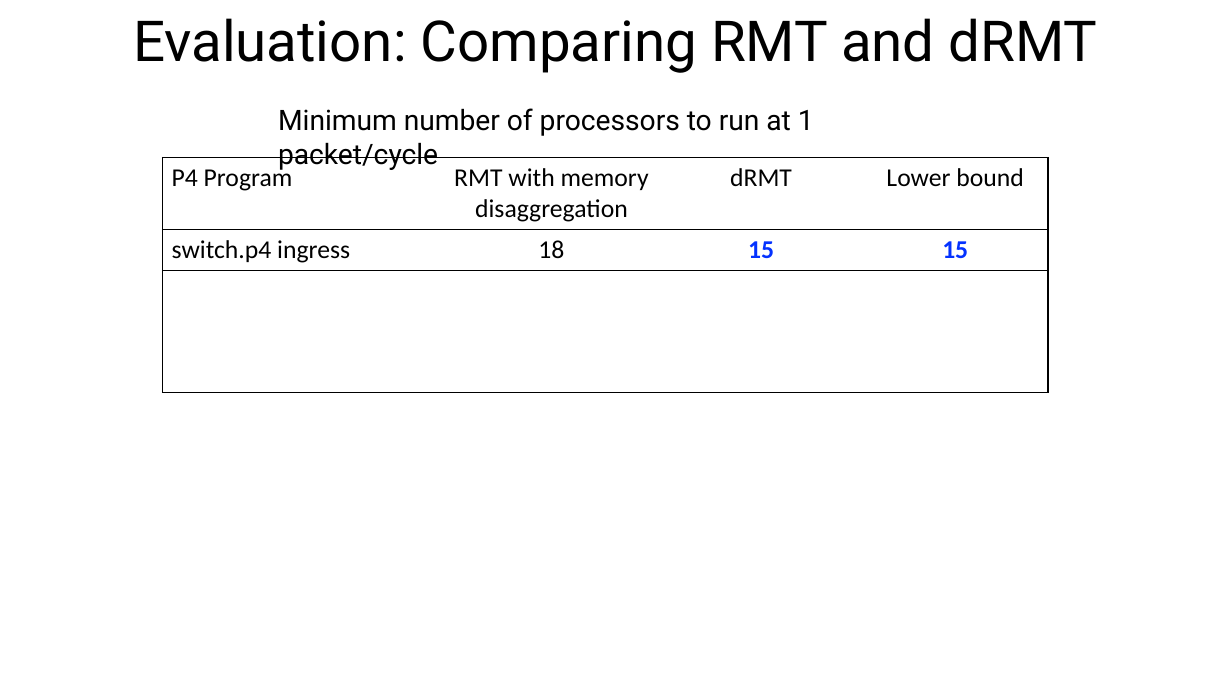
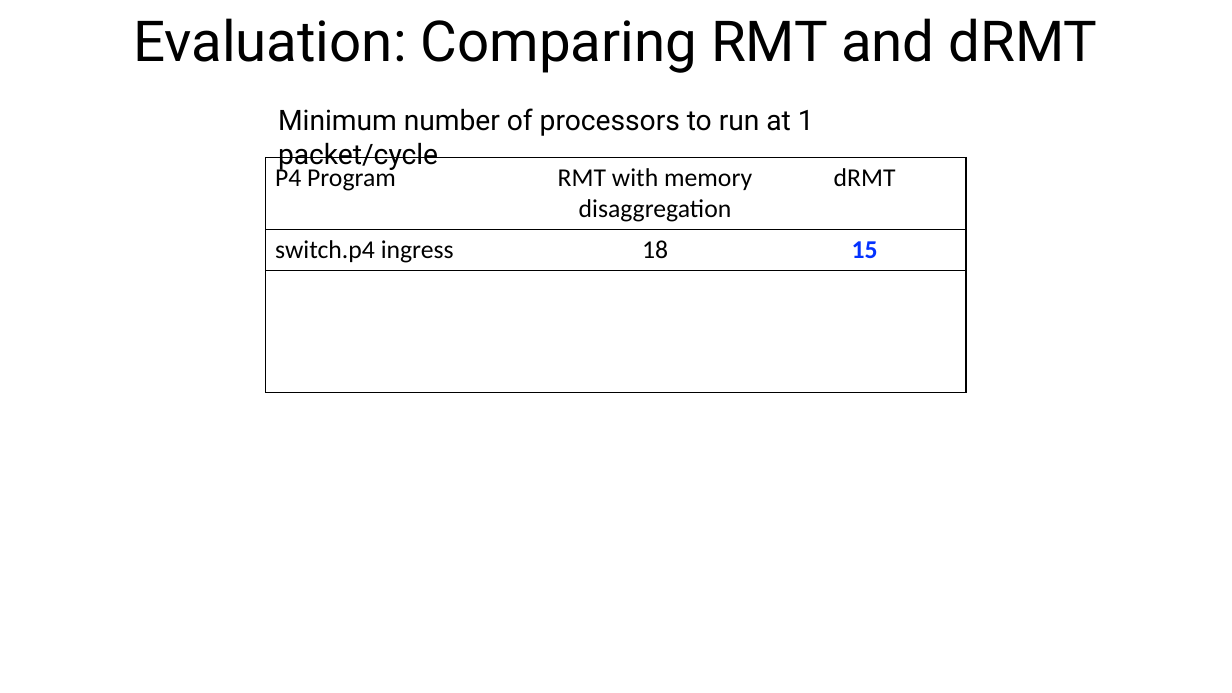
Before and after one commit to anirudhSK/drmt_talk, a slide deck: slide 23 of drmt_sigcomm.pptx. Drawn at 1232x693 pixels with LibreOffice and Linux fonts; fonts in the diff are those of the drawing. Boxes give left, top, right and bottom in pixels: in the first picture for what was removed or moved away, otherwise in the second. Text is boxed around its words. In the diff, an @@ line names an element or a change of style, - is before the commit and + after.

Commit message:
Move perf cliff to backup. Now at 22:47.

```diff
--- a/drmt_sigcomm.pptx
+++ b/drmt_sigcomm.pptx
@@ table at bbox=[266, 157, 967, 391] @@
-column 4: Lower bound | 15 |  |  | 
@@ table: place and size @@
-table at bbox=[163, 157, 1049, 391]
+table at bbox=[266, 157, 967, 391]
```
Also in this commit, not shown: 4 other slides changed.
